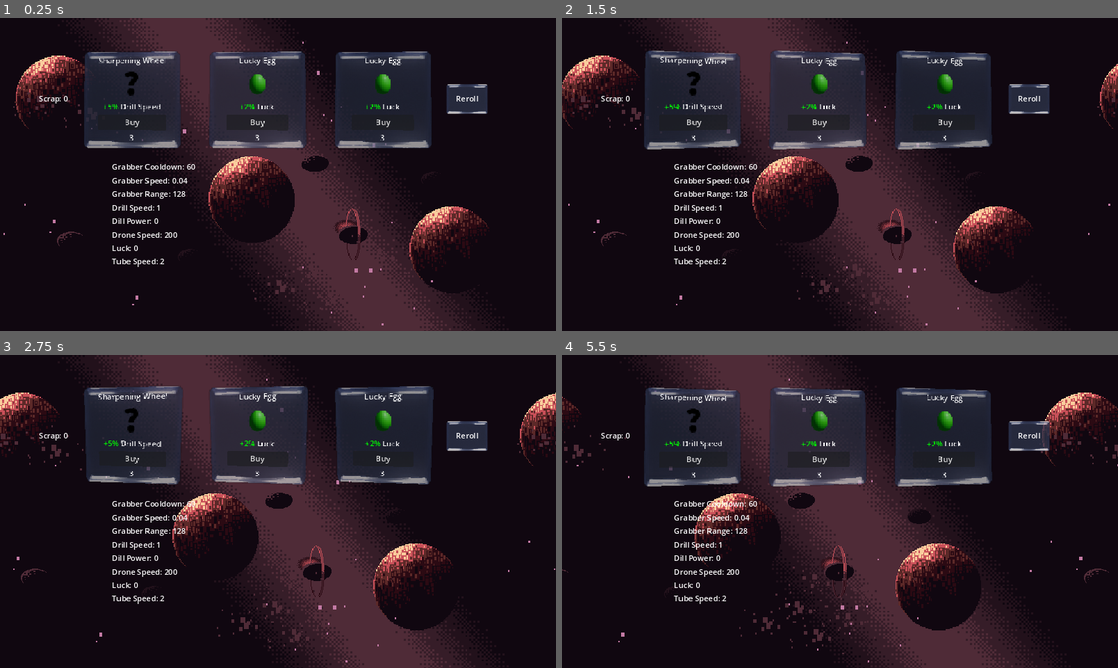
Above: before the commit, frames 1-4 (two rows, left to right).
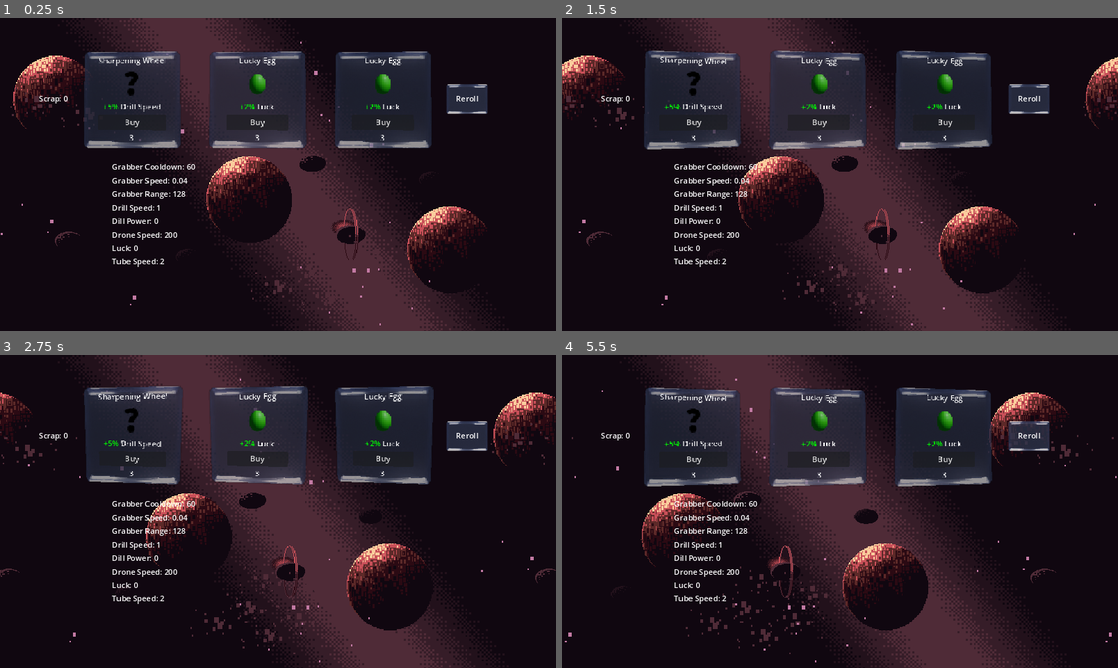
Above: after the commit, the same moments.

Repository: MissionToPsyche-Iridium/iridium_21q_web_game-csu
Game: Godot game, scene res://Scenes/shop.tscn
Two runs of this game, one before a commit and one after it. Both use one fixed random seed, a clock stepped at 60 frames per second and the inputs below. This scene is started directly instead of the project's main scene.
Inputs (mouse positions are in pixels of both pictures, inside the frame that each line leads up to):
- Up to frame 1 (0.25 s): no input
- Up to frame 2 (1.5 s): move the mouse to (962, 158) at 0.52 s; hold D (right) 0.53-1.28 s; tap Space (Leave) at 0.6, 1.35 s; move the mouse to (728, 190) at 1.27 s; hold S (down) from 1.28 s (still down)
- Up to frame 3 (2.75 s): move the mouse to (333, 442) at 2.02 s; release S (down) at 2.03 s; hold D (right) from 2.03 s (still down); tap Space (Leave) at 2.1 s
- Up to frame 4 (5.5 s): move the mouse to (812, 574) at 2.77 s; release D (right) at 2.78 s; hold W (up) 2.78-3.53 s; tap Space (Leave) every 0.75 s from 2.85 to 5.1 s; move the mouse to (1006, 558) at 3.52 s; hold A (left) 3.53-5.03 s; move the mouse to (673, 464) at 4.27 s; move the mouse to (867, 511) at 5.02 s; hold S (down) from 5.03 s (still down)

The runs differ from the first frame. In frame 1, 4.0% of the frame differs, in the area x 0-88%, y 7-99%; in frame 2, 7.4%; in frame 3, 9.5%; in frame 4, 11%, in the area x 0-100%, y 7-99%.

Commit message:
Update shop.tscn

Diff:
--- a/Scenes/shop.tscn
+++ b/Scenes/shop.tscn
@@ -105,7 +105,6 @@
 
 [node name="ParallaxLayer2" type="ParallaxLayer" parent="ParallaxBackground"]
 position = Vector2(32, -40)
-motion_scale = Vector2(0.6, 0.6)
 motion_mirroring = Vector2(1120, 0)
 
 [node name="Sprite2D" type="Sprite2D" parent="ParallaxBackground/ParallaxLayer2"]
